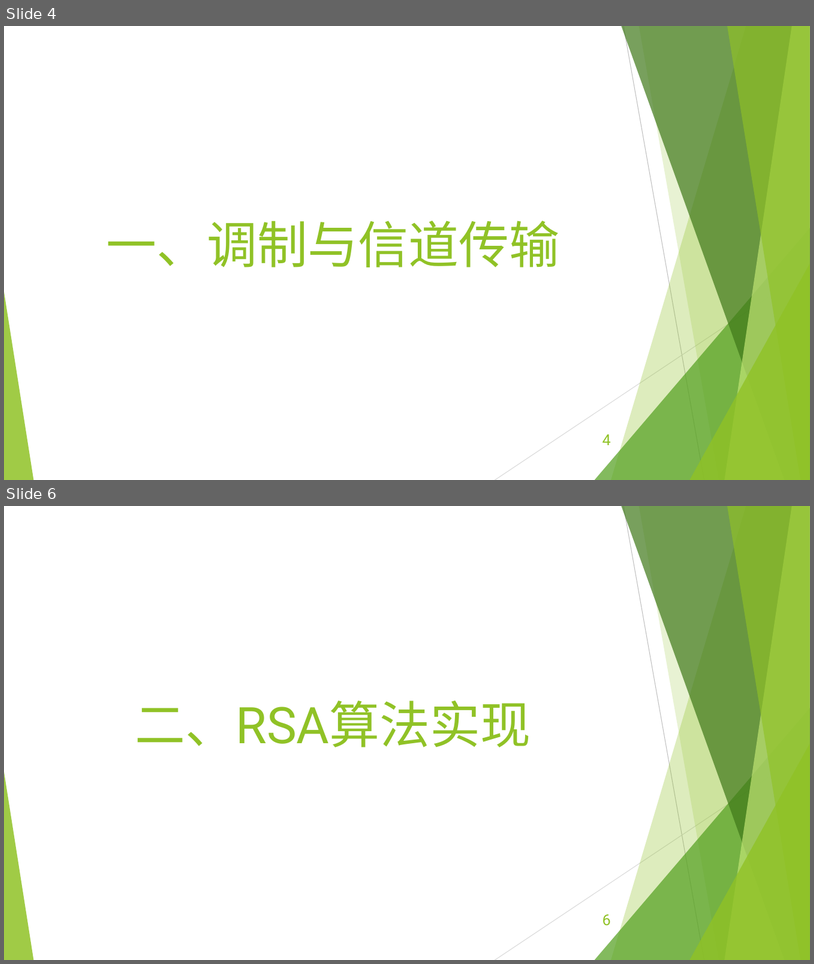
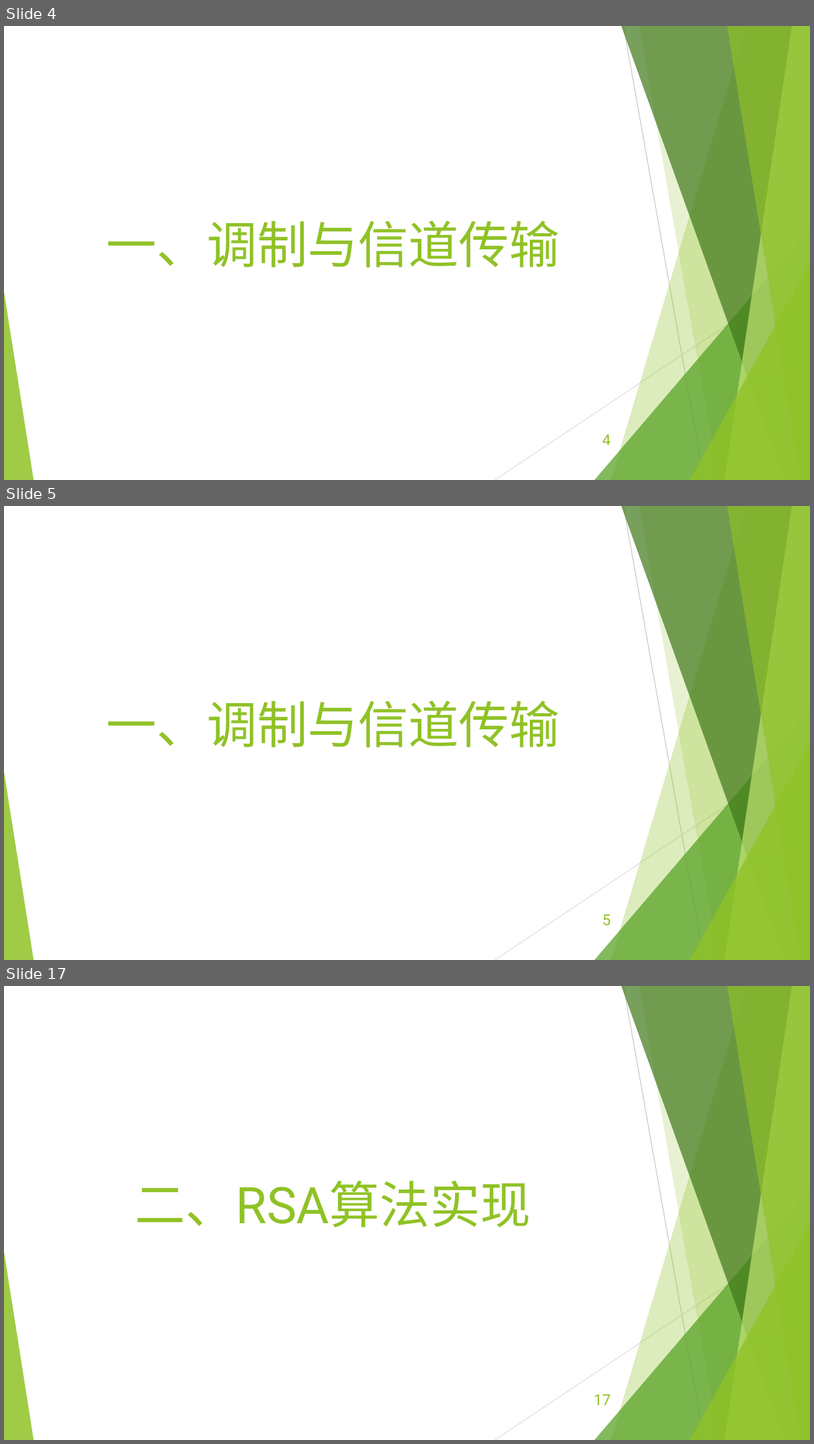
Before and after one commit to EECodingPresentation/project2, a slide deck: 展示报告.pptx. Shown one above the other, each under a label of ours: slides 4 and 6 before the commit, slides 4, 5 and 17 after it; the slides between them are not shown. The pictures are 814x964 and 814x1444 pixels, drawn with LibreOffice and Linux fonts; fonts in the diff are those of the drawing. Boxes give left, top, right and bottom in pixels: in the first picture for what was removed or moved away, otherwise in the second. Text is boxed around its words. In the diff, an @@ line names an element or a change of style, - is before the commit and + after.

```diff
--- a/展示报告.pptx
+++ b/展示报告.pptx
@@ slide 5 added at (x1=4, y1=506, x2=810, y2=960), background #FFFFFF; not listed: 10 template elements that a slide beside it also shows @@
@@ title added at (x1=106, y1=700, x2=560, y2=747), 60 pt, text #90C226 @@
+一、调制与信道传输
@@ page number added at (x1=603, y1=914, x2=611, y2=925), 18 pt, text #90C226 @@
+5
@@ what was slide 6 is now slide 17 @@
@@ page number at (x1=594, y1=1394, x2=611, y2=1405): text changed @@
-6
+17
```
Also in this commit, not shown: 11 other slides added, 1 slide removed, 2 other files.
